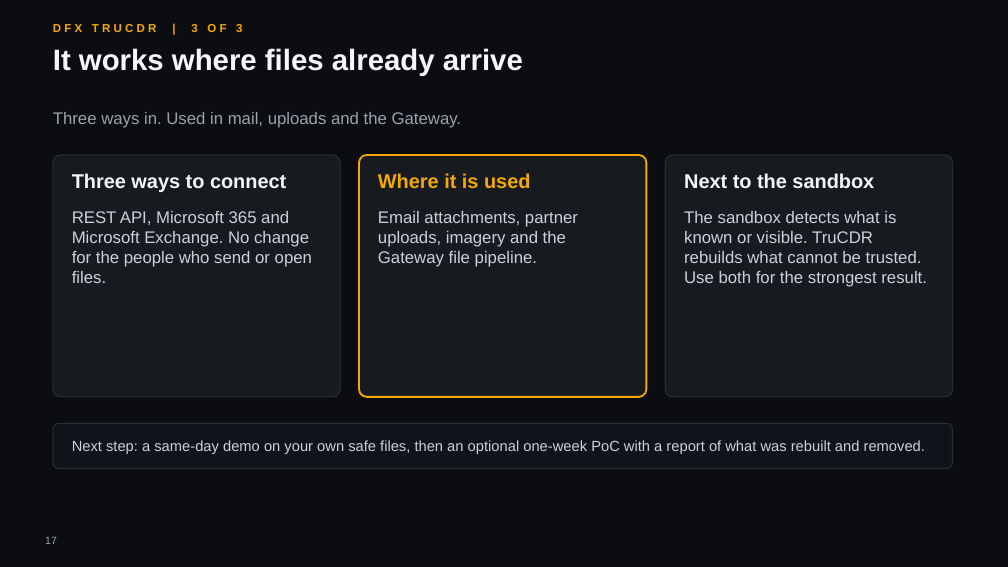
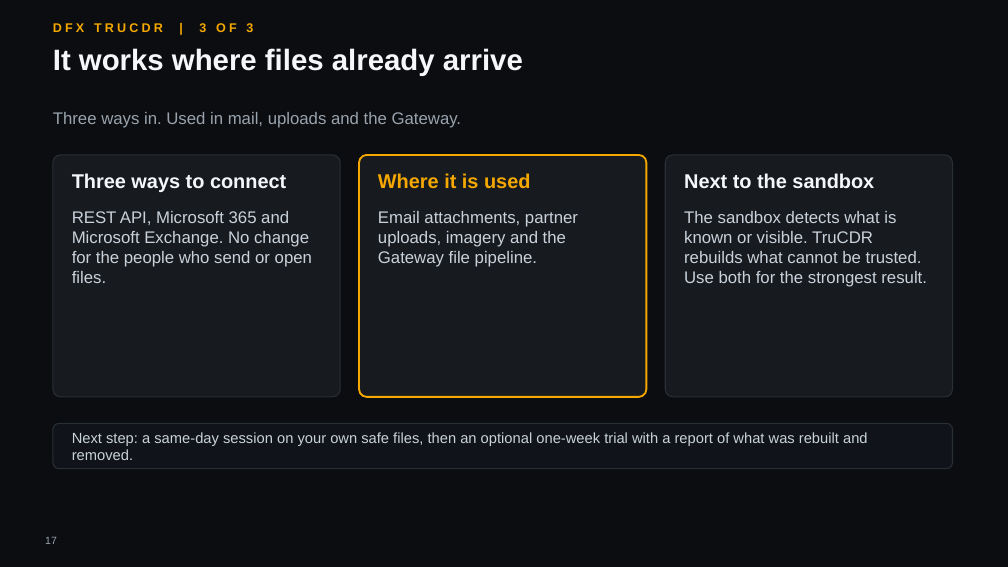
Before and after one commit to hybridus/DFX_Marketing, a slide deck: slide 17 of Projects/03_Presales_Master_Deck/pilot/DFX_Master_deck.pptx. Drawn at 1008x567 pixels with LibreOffice and Linux fonts; fonts in the diff are those of the drawing; background and template pictures are left out. Boxes give left, top, right and bottom in pixels: in the first picture for what was removed or moved away, otherwise in the second. Text is boxed around its words. In the diff, an @@ line names an element or a change of style, - is before the commit and + after.

```diff
--- a/Projects/03_Presales_Master_Deck/pilot/DFX_Master_deck.pptx
+++ b/Projects/03_Presales_Master_Deck/pilot/DFX_Master_deck.pptx
@@ text "DFX TRUCDR | 3 OF ..." at (53,23,253,32): size 11 to 12 pt @@
@@ text at (72,432,868,460): text changed @@
-Next step: a same-day demo on your own safe files, then an optional one-week PoC with a report of what was rebuilt and removed.
+Next step: a same-day session on your own safe files, then an optional one-week trial with a report of what was rebuilt and removed.
```
Also in this commit, not shown: 35 other slides changed, 1 slide added, 1 slide removed, 8 other files.
